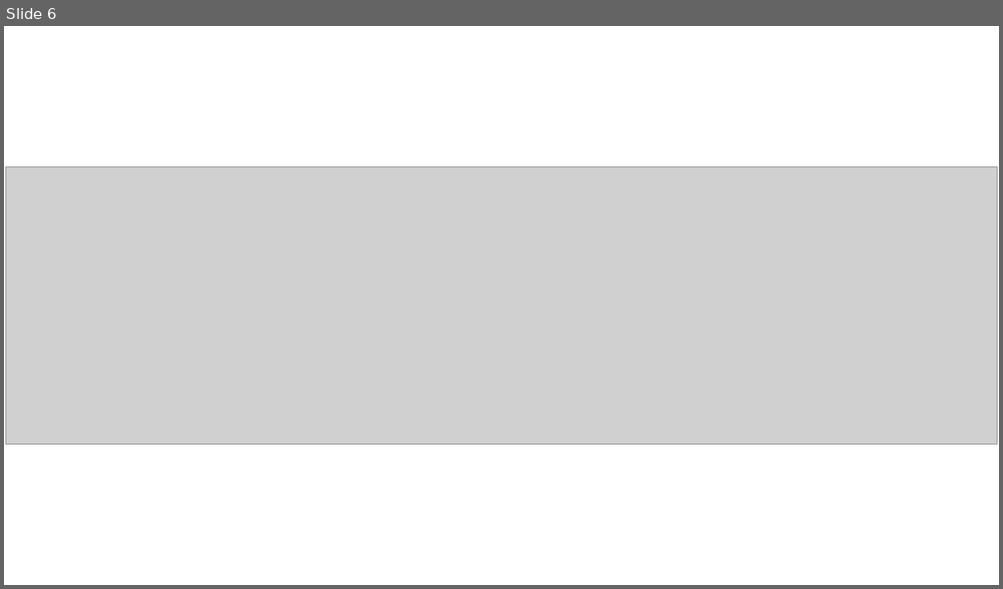
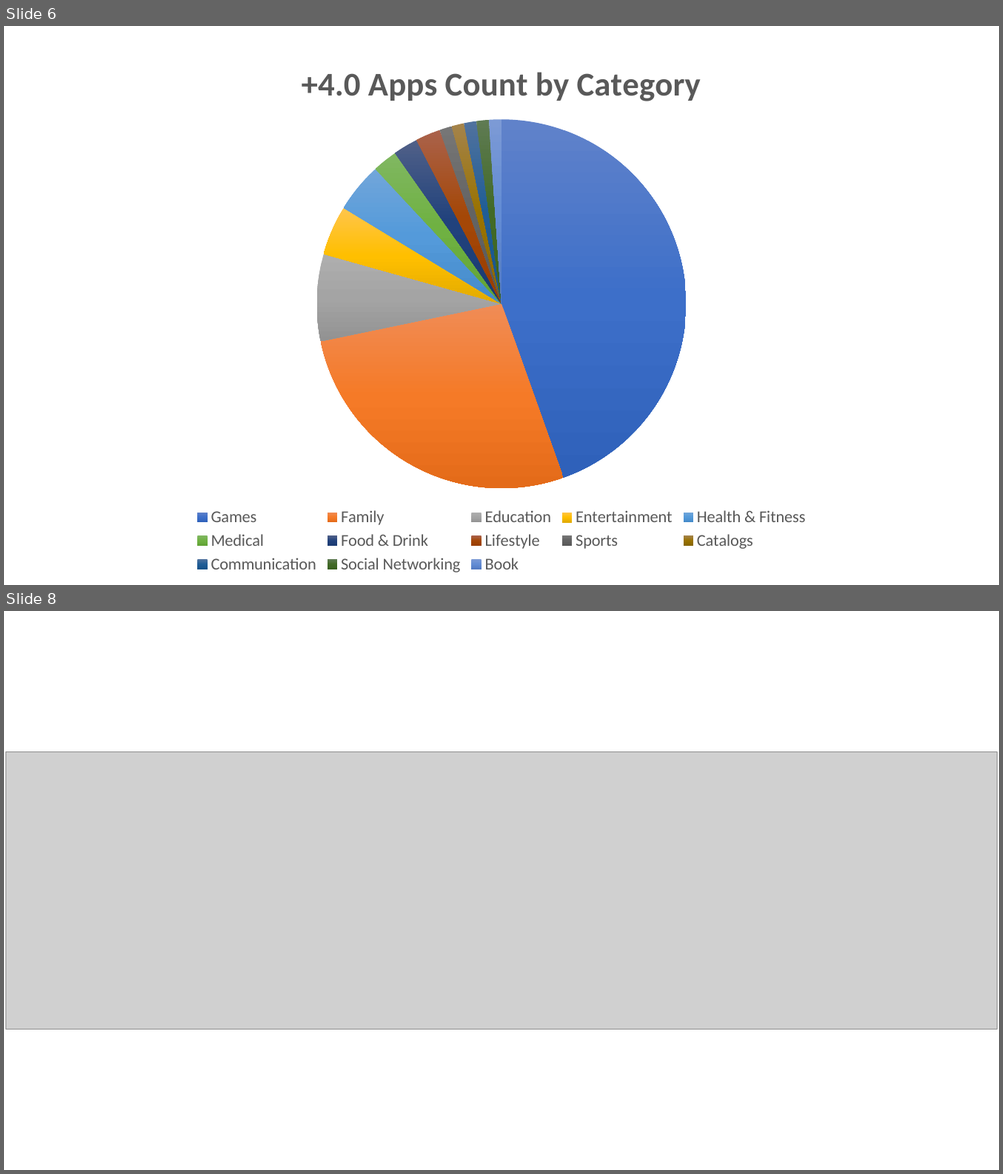
Before and after one commit to ausifer/app-trader-hangry-hagryphi, a slide deck: app_trader_hangry_hagryphi.pptx. Shown one above the other, each under a label of ours: slide 6 before the commit, slides 6 and 8 after it; the slides between them are not shown. The pictures are 1003x589 and 1003x1174 pixels, drawn with LibreOffice and Linux fonts; fonts in the diff are those of the drawing; grey boxes stand for pictures; background and template pictures are left out. Boxes give left, top, right and bottom in pixels: in the first picture for what was removed or moved away, otherwise in the second. Text is boxed around its words. In the diff, an @@ line names an element or a change of style, - is before the commit and + after.

```diff
--- a/app_trader_hangry_hagryphi.pptx
+++ b/app_trader_hangry_hagryphi.pptx
@@ slide 6 added at bbox=[4, 26, 999, 585], background picture (left out) @@
@@ pie chart added at bbox=[115, 46, 887, 579] @@
+title "+4.0 Apps Count by Category "
+categories: Games, Family, Education, Entertainment, Health & Fitness, Medical, Food & Drink, Lifestyle, Sports, Catalogs, Communication, Social Networking, Book
+Series 1: 45, 27, 8, 4, 4, 2, 2, 2, 1, 1, 1, 1, 1
+Series 2: 45, 27, 8, 4, 4, 2, 2, 2, 1, 1, 1, 1, 1
+Series 3: 46, 27, 8, 5, 5, 0, 2, 2, 1, 1, 1, 1, 1
+Series 4: 8, 8, 7, 8, 8, 8, 7, 8, 8, 8, 8, 8, 8
+Series 5: 45, 27, 8, 4, 4, 2, 2, 2, 1, 1, 1, 1, 1
+Series 6: 45, 27, 8, 4, 4, 2, 2, 2, 1, 1, 1, 1, 1
+Series 7: 46, 27, 8, 5, 5, 0, 2, 2, 1, 1, 1, 1, 1
+Series 8: 8, 8, 7, 8, 8, 8, 7, 8, 8, 8, 8, 8, 8
@@ what was slide 6 is now slide 8 @@
```
Also in this commit, not shown: 5 slides changed, 1 other slide added, 2 other files.
